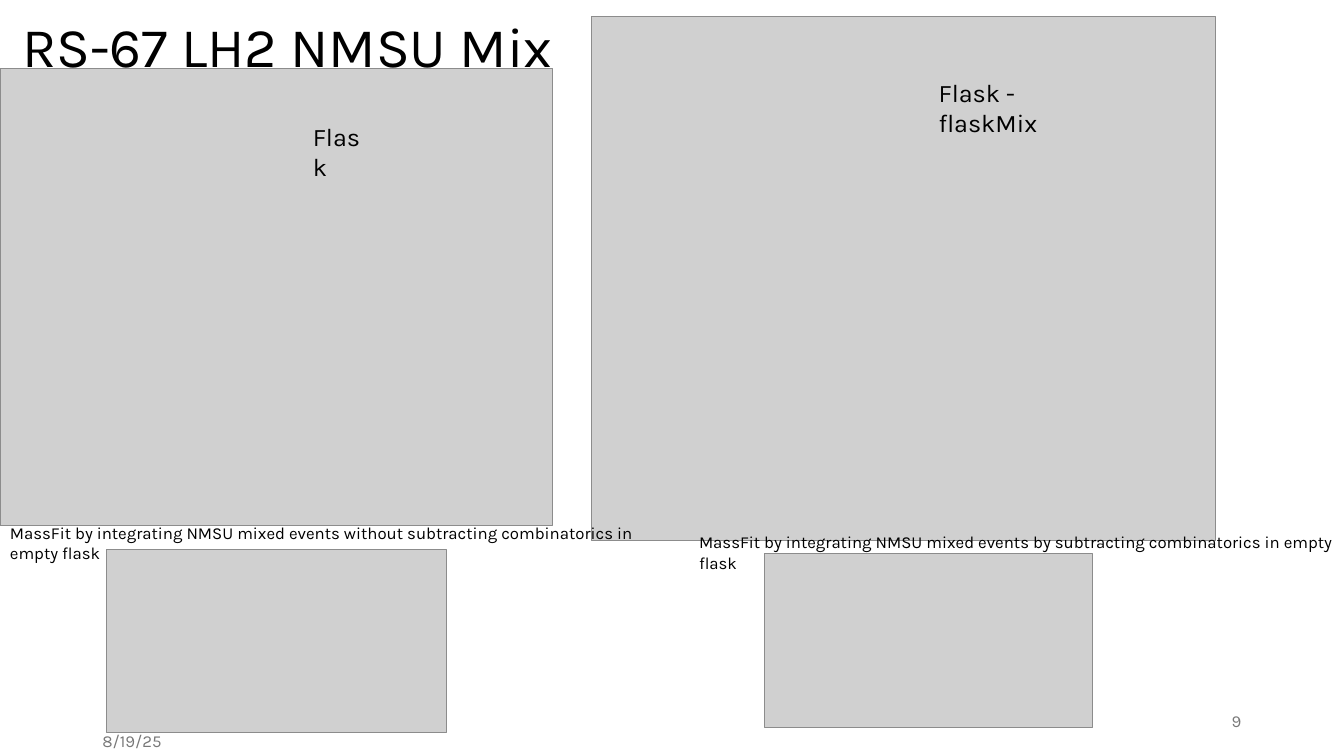
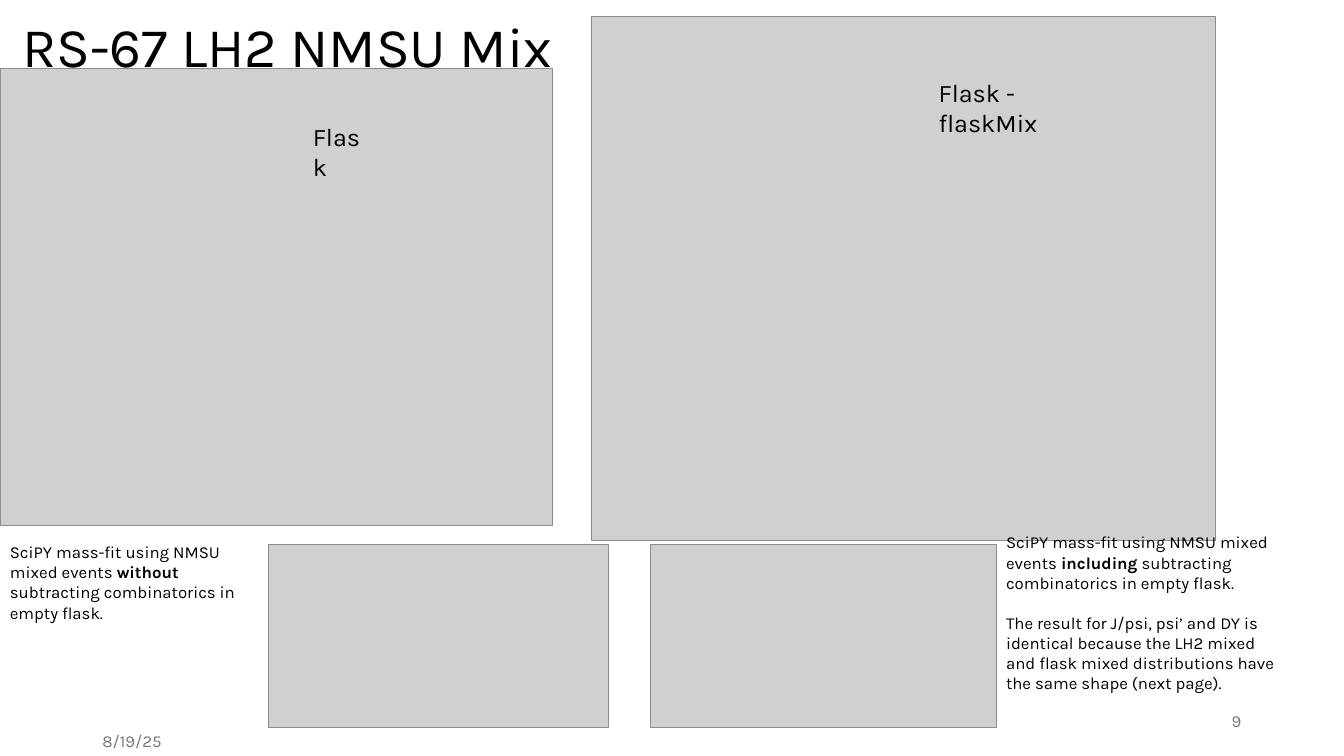
Before and after one commit to NMSU-Physics/e906_talk_An_alternative_proposal_for_determining_DY_yields_2025-08-19, a slide deck: slide 9 of alternativeDYyield.pptx. Drawn at 1344x756 pixels with LibreOffice and Linux fonts; fonts in the diff are those of the drawing; grey boxes stand for pictures. Boxes give left, top, right and bottom in pixels: in the first picture for what was removed or moved away, otherwise in the second. Text is boxed around its words. In the diff, an @@ line names an element or a change of style, - is before the commit and + after.

```diff
--- a/alternativeDYyield.pptx
+++ b/alternativeDYyield.pptx
@@ text at (1006, 534, 1274, 693): text changed @@
-MassFit by integrating NMSU mixed events by subtracting combinatorics in empty flask
+SciPY mass-fit using NMSU mixed events including subtracting combinatorics in empty flask.
+The result for J/psi, psi’ and DY is identical because the LH2 mixed and flask mixed distributions have the same shape (next page).
@@ text at (10, 546, 235, 619): text changed @@
-MassFit by integrating NMSU mixed events without subtracting combinatorics in empty flask
+SciPY mass-fit using NMSU mixed events without subtracting combinatorics in empty flask.
@@ picture: place and size @@
-picture at (107, 549, 447, 733)
+picture at (268, 544, 608, 728)
@@ picture: place and size @@
-picture at (765, 554, 1093, 728)
+picture at (651, 544, 997, 728)
```
Also in this commit, not shown: 10 other slides changed, 1 slide added.
